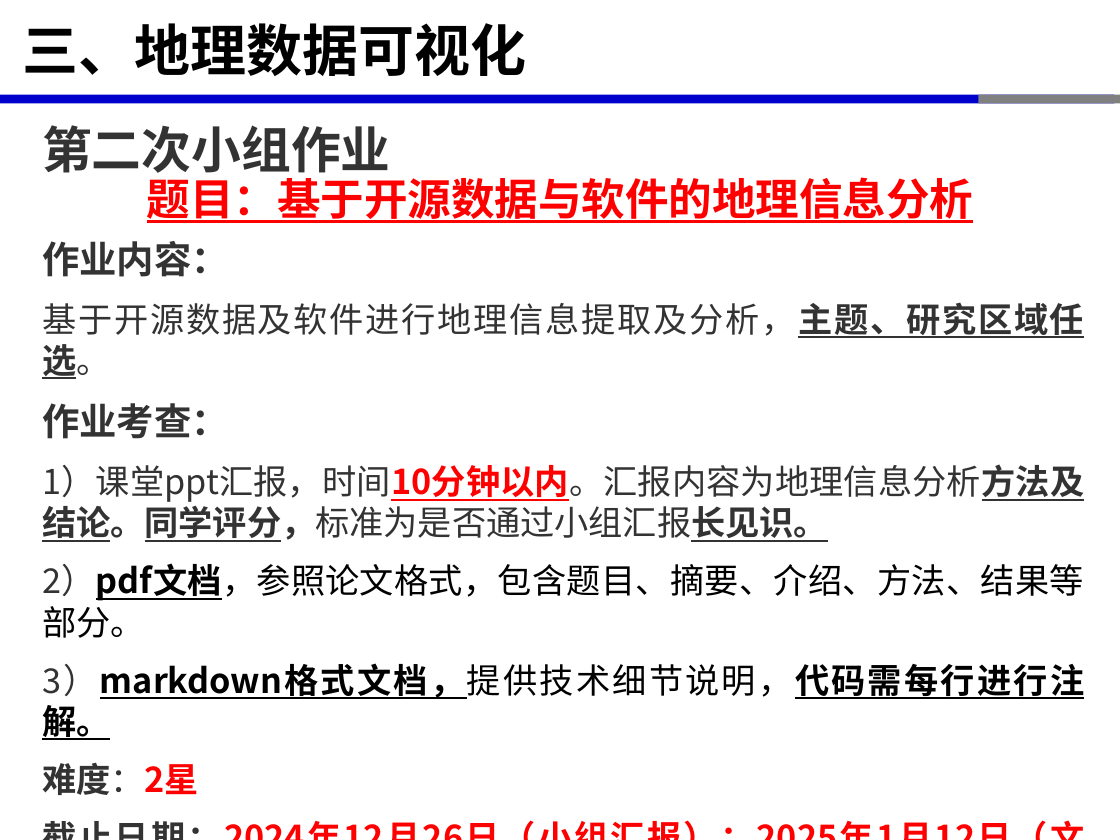
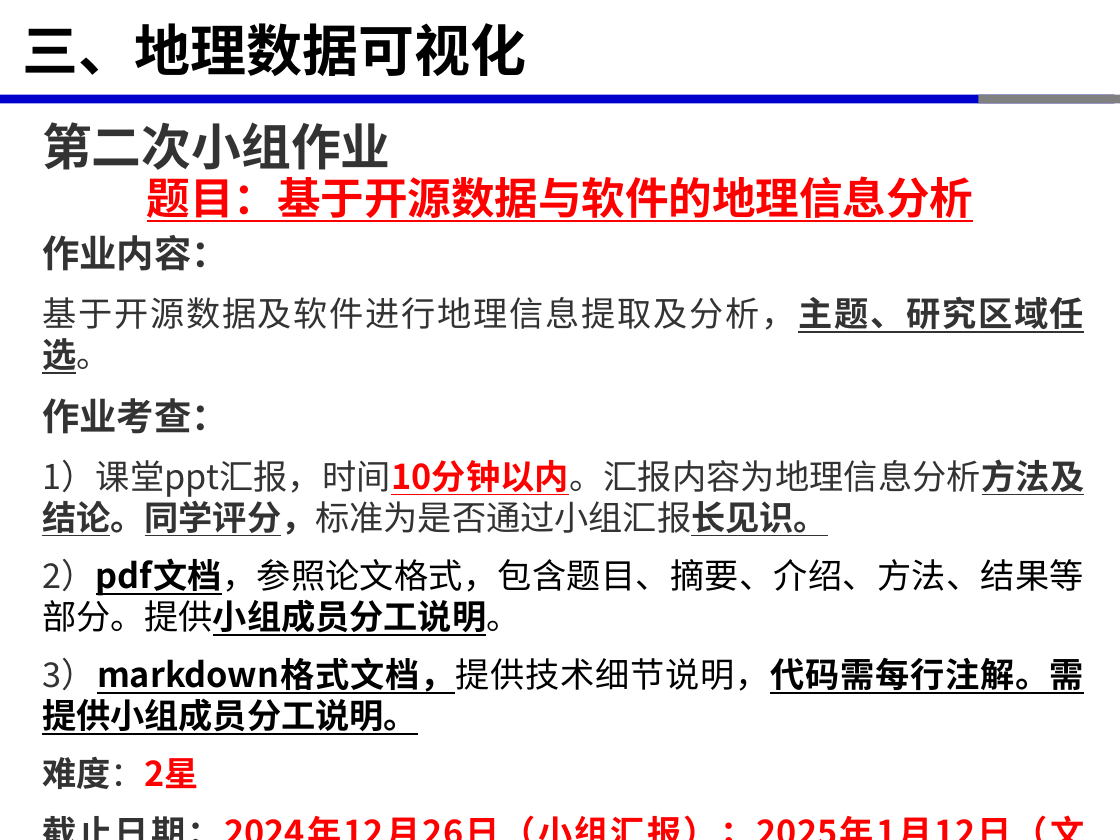
Before and after one commit to xinluo2018/open-source-gis-course, a slide deck: slide 15 of 第7章-机器学习与遥感影像分类-6课时/第7章-机器学习与遥感影像分类.pptx. Drawn at 1120x840 pixels with LibreOffice and Linux fonts; fonts in the diff are those of the drawing. Boxes give left, top, right and bottom in pixels: in the first picture for what was removed or moved away, otherwise in the second. Text is boxed around its words. In the diff, an @@ line names an element or a change of style, - is before the commit and + after.

```diff
--- a/第7章-机器学习与遥感影像分类-6课时/第7章-机器学习与遥感影像分类.pptx
+++ b/第7章-机器学习与遥感影像分类-6课时/第7章-机器学习与遥感影像分类.pptx
@@ text at [42, 558, 1084, 735]: text changed; bold on @@
-2）pdf文档，参照论文格式，包含题目、摘要、介绍、方法、结果等部分。
-3）markdown格式文档，提供技术细节说明，代码需每行进行注解。
+2）pdf文档，参照论文格式，包含题目、摘要、介绍、方法、结果等部分。提供小组成员分工说明。
+3）markdown格式文档，提供技术细节说明，代码需每行注解。需提供小组成员分工说明。
```
Also in this commit, not shown: 4 other slides changed, 8 other files.
